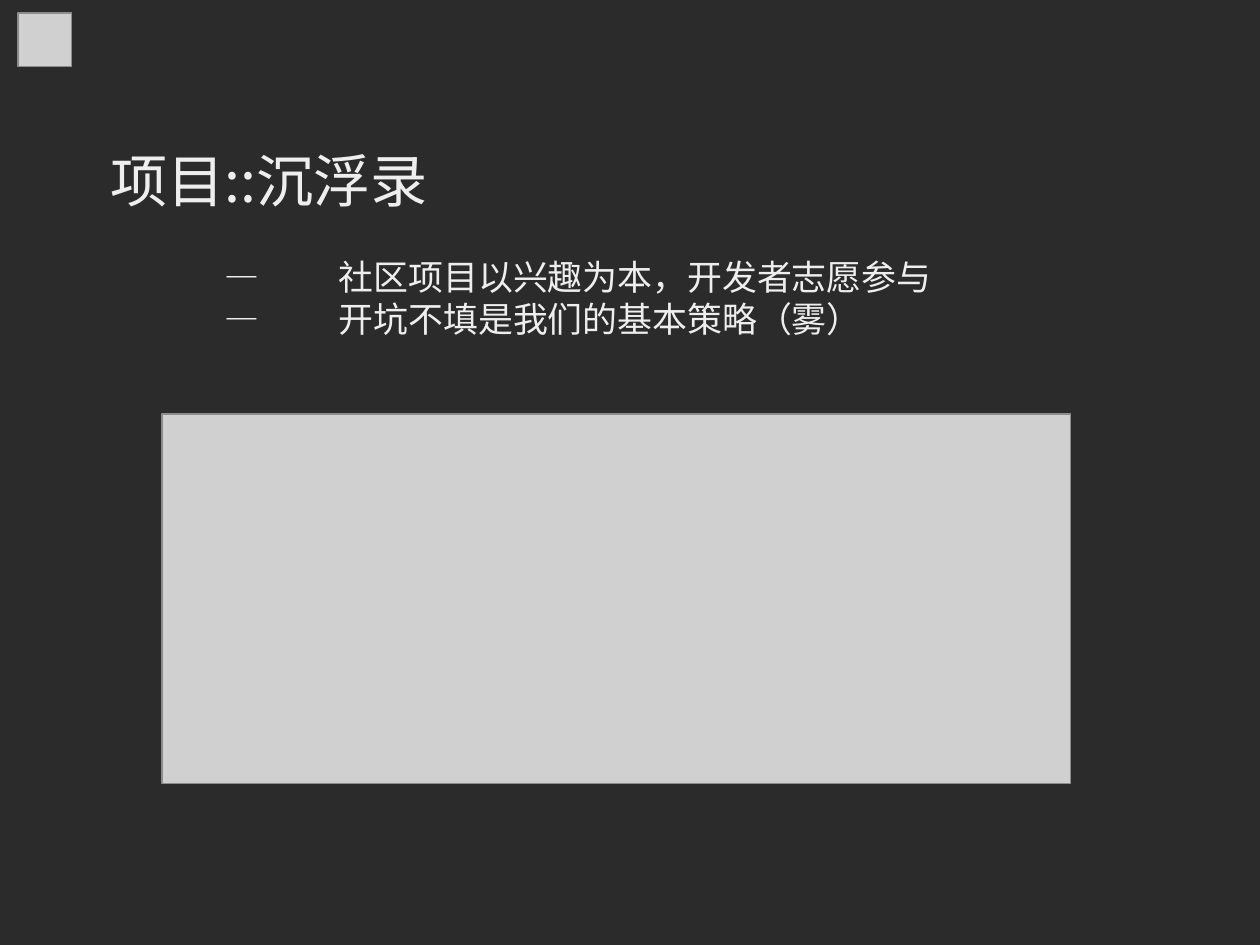
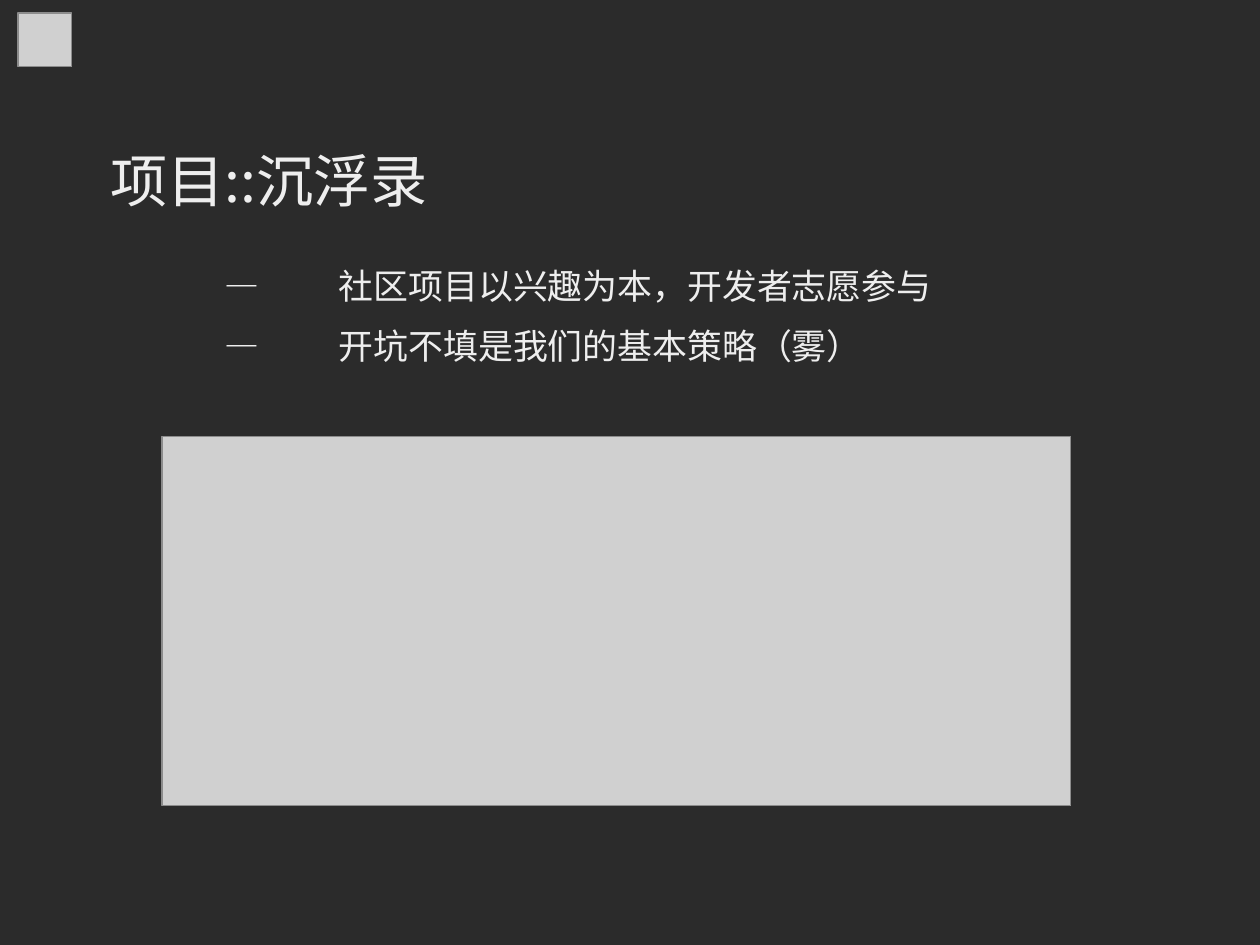
Before and after one commit to MingcongBai/soscon-2018-talk, a slide deck: slide 17 of slide.odp. Drawn at 1260x945 pixels with LibreOffice and Linux fonts; fonts in the diff are those of the drawing; grey boxes stand for pictures; background and template pictures are left out; a plain dark background stands for a picture behind light text. Boxes give left, top, right and bottom in pixels: in the first picture for what was removed or moved away, otherwise in the second. Text is boxed around its words. In the diff, an @@ line names an element or a change of style, - is before the commit and + after.

```diff
--- a/slide.odp
+++ b/slide.odp
@@ text at box(339, 269, 932, 362): more space between paragraphs @@
@@ picture: place and size @@
-picture at box(162, 414, 1071, 783)
+picture at box(162, 437, 1071, 806)
```
Also in this commit, not shown: 21 other slides changed.
